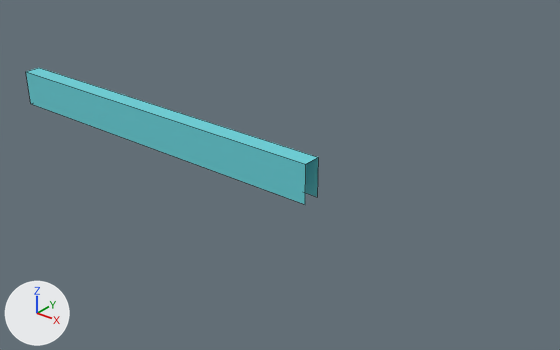
One commit to the FBX model Assets/3D models/New stuff/wallStump01.fbx: the scene before it, then after it.
One viewpoint serves both versions: a 50 mm lens placed at (30.7, -27.1, 17.6), pointed at (8.0, 1.4, 0.0). Lighting does not change. The marker at lower left points along +X, +Y and +Z. Mesh edges are drawn as thin lines. Where no turn or scale is listed for an object, it has been applied to the vertices.

Before the edit, the objects in view are built like this:
```python
me_mesh = bpy.data.meshes.new('Mesh')
me_mesh.from_pydata(...)  # 8 vertices, 4 faces; spans x -11.0..11.0, y -0.5..0.5, z 0.0..2.2
me_mesh.materials.append(mat_wall01_mat)  # picture img_wall01_diff_png
# before: 0 (-11.0, -0.5, 0.0) at pixel (30, 103), 1 (11.0, -0.5, 0.0) at pixel (305, 204), 2 (-11.0, -0.5, 2.2) at pixel (25, 71), 3 (11.0, -0.5, 2.2) at pixel (305, 164), 4 (-11.0, 0.5, 2.2) at pixel (39, 67)
# before: 5 (11.0, 0.5, 2.2) at pixel (318, 157), 6 (-11.0, 0.5, 0.0), 7 (11.0, 0.5, 0.0) at pixel (317, 197)
ob_wallstump01_geo = bpy.data.objects.new('wallStump01_geo', me_mesh)
ob_wallstump01_geo.location = (0.0, 0.0, 0.0)
```
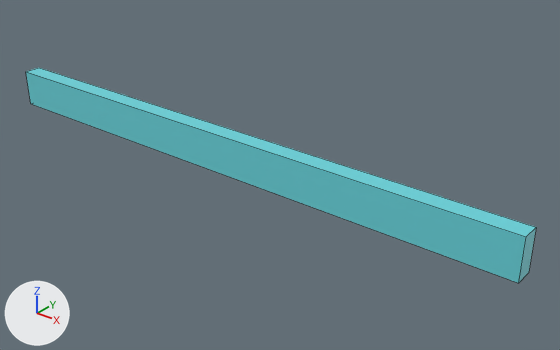
The newer file is also turned or shifted as a whole; pictures and numbers use the older file's frame.

Pixel boxes (x1, y1, x2, y2) of what changed, in the pictures (560 x 350 px):
'wallStump01_geo', reshaped (74% wider, 58% taller): before (26, 68, 318, 204); after (26, 68, 536, 283)

The change, as a list of edits to the scene's bpy script:
```text
Change me_mesh:
    used by ob_wallstump01_geo; location = (0.0, 0.0, 0.0)
    verts and faces of me_mesh; kept vertices keep their numbers, new ones are numbered from 8
    remove me_mesh.from_pydata(...)  # 8 vertices, 4 faces; spans x -11.0..11.0, y -0.5..0.5, z 0.0..2.2
    add me_mesh.from_pydata(...)  # 8 vertices, 5 faces; spans x -11.0..21.8, y -0.5..0.5, z 0.0..2.2
    me_mesh part 1
    add delete_vertices([1, 3, 5, 7])  # with the faces that use them
    add for new, old in zip([*range(8, 12)], [0, 2, 4, 6]): verts[new] = verts[old] + (32.8, 0.0, 0.0)
    add faces += [(0, 8, 9, 2), (2, 9, 10, 4), (4, 10, 11, 6), (8, 11, 10, 9)]
```
